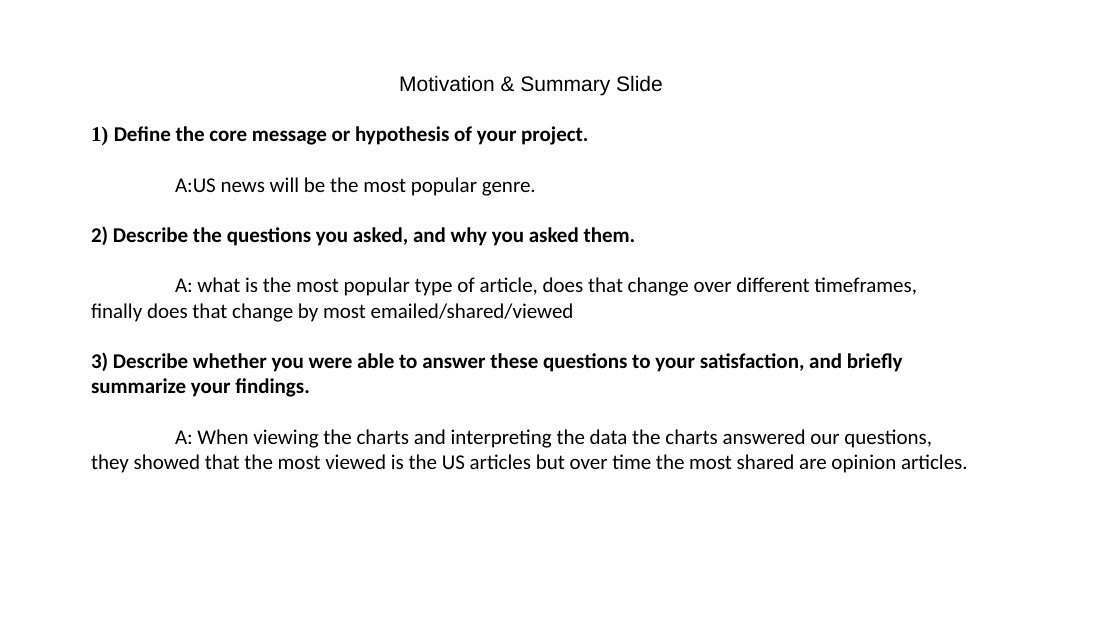
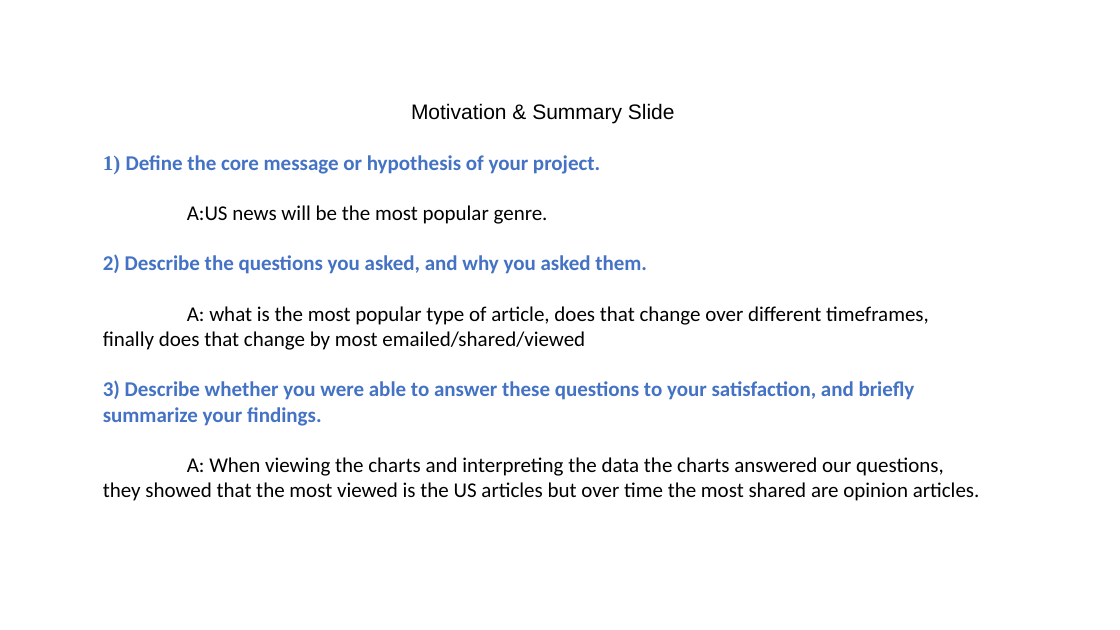
Before and after one commit to CTRLALTAFK/NYT_Analytics, a slide deck: slide 2 of Group 5 Project 1 PowerPoint.pptx. Drawn at 1120x630 pixels with LibreOffice and Linux fonts; fonts in the diff are those of the drawing. Boxes give left, top, right and bottom in pixels: in the first picture for what was removed or moved away, otherwise in the second. Text is boxed around its words. In the diff, an @@ line names an element or a change of style, - is before the commit and + after.

```diff
--- a/Group 5 Project 1 PowerPoint.pptx
+++ b/Group 5 Project 1 PowerPoint.pptx
@@ text "Motivation & Summary Slide": place and size @@
-text "Motivation & Summary Slide" at [91,75,968,473]
+text "Motivation & Summary Slide" at [103,103,980,501]
@@ text at [103,155,915,426]: text colour #000000 to #4472C4 in "1) Define the core message or hypothesis ...", "2) Describe the questions you asked, and ...", "3) Describe whether you were able to ..." @@
```
Also in this commit, not shown: 1 other slide changed, 4 slides added, 3 slides removed.
